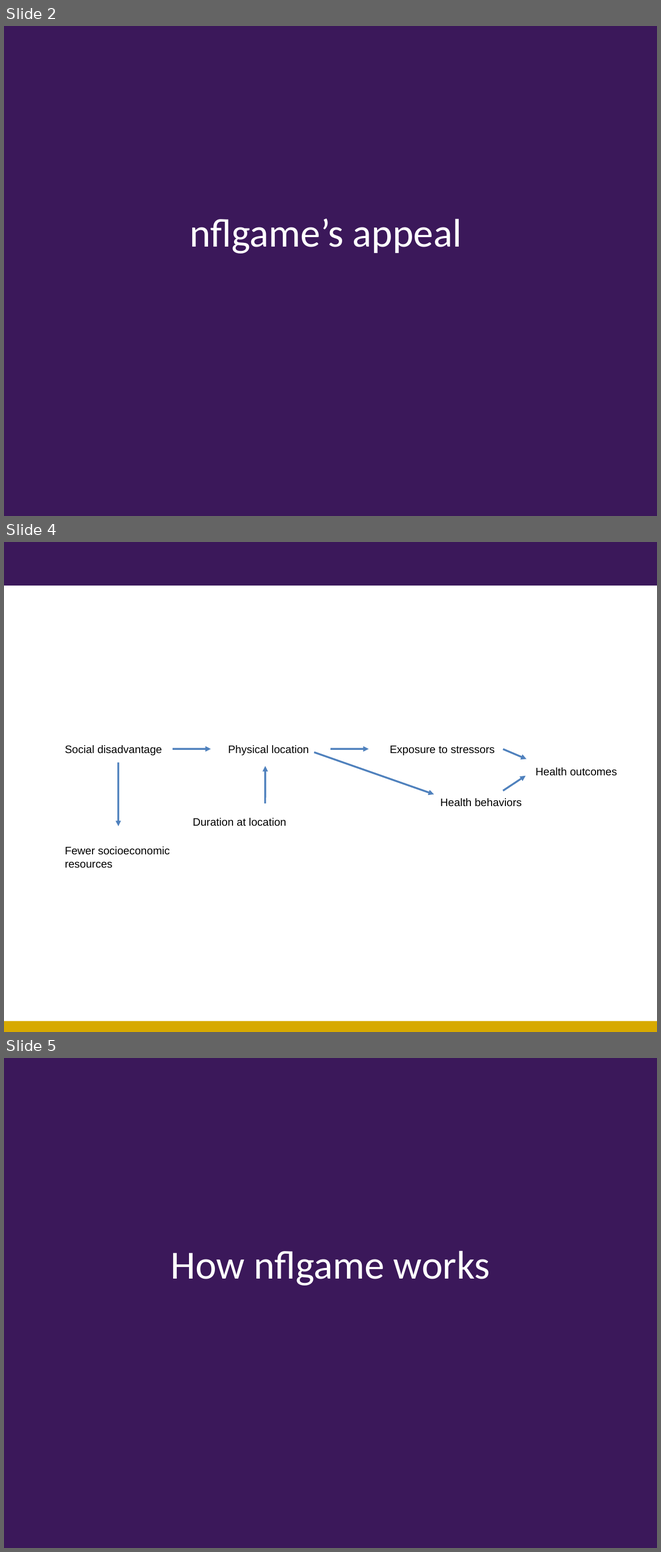
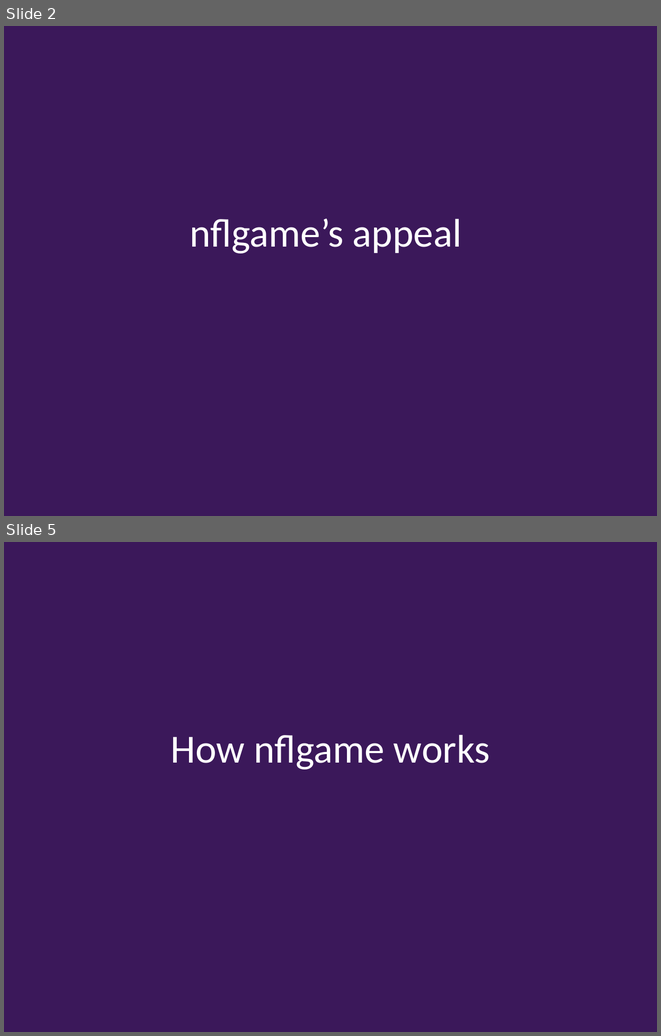
Before and after one commit to kpolimis/nfl-combine-evaluation, a slide deck: nflPP-CSE599-TechnologyReview.ppt. Shown one above the other, each under a label of ours: slides 2, 4 and 5 before the commit, slides 2 and 5 after it; the slides between them are not shown. The pictures are 661x1552 and 661x1036 pixels, drawn with LibreOffice and Linux fonts; fonts in the diff are those of the drawing; background and template pictures are left out. Boxes give left, top, right and bottom in pixels: in the first picture for what was removed or moved away, otherwise in the second. Text is boxed around its words. In the diff, an @@ line names an element or a change of style, - is before the commit and + after.

```diff
--- a/nflPP-CSE599-TechnologyReview.ppt
+++ b/nflPP-CSE599-TechnologyReview.ppt
@@ slide 4 removed at (4, 542, 657, 1032), background #FFFFFF @@
@@ rectangle removed at (4, 542, 657, 586) @@
@@ text removed at (65, 745, 162, 756) @@
-Social disadvantage
@@ text removed at (228, 745, 309, 756) @@
-Physical location
@@ text removed at (390, 746, 495, 756) @@
-Exposure to stressors
@@ arrow removed from (118, 762) to (118, 826) @@
@@ arrow removed from (173, 749) to (211, 749) @@
@@ arrow removed from (314, 752) to (434, 794) @@
@@ arrow removed from (330, 749) to (368, 749) @@
@@ arrow removed from (503, 749) to (527, 759) @@
@@ arrow removed from (265, 803) to (265, 766) @@
@@ arrow removed from (503, 791) to (526, 776) @@
@@ text removed at (536, 767, 617, 776) @@
-Health outcomes
@@ text removed at (440, 798, 522, 806) @@
-Health behaviors
@@ text removed at (193, 818, 286, 826) @@
-Duration at location
@@ text removed at (65, 846, 170, 868) @@
-Fewer socioeconomic resources
@@ rectangle removed at (4, 1021, 657, 1032) @@
```
Also in this commit, not shown: 1 slide changed, 4 slides added, 3 other slides removed.
